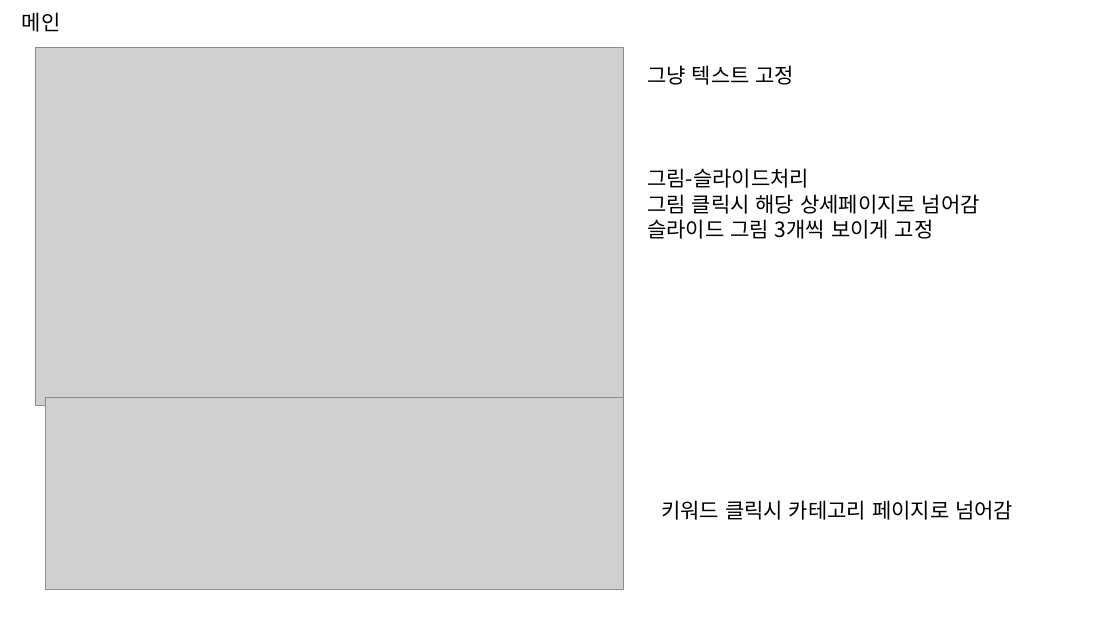
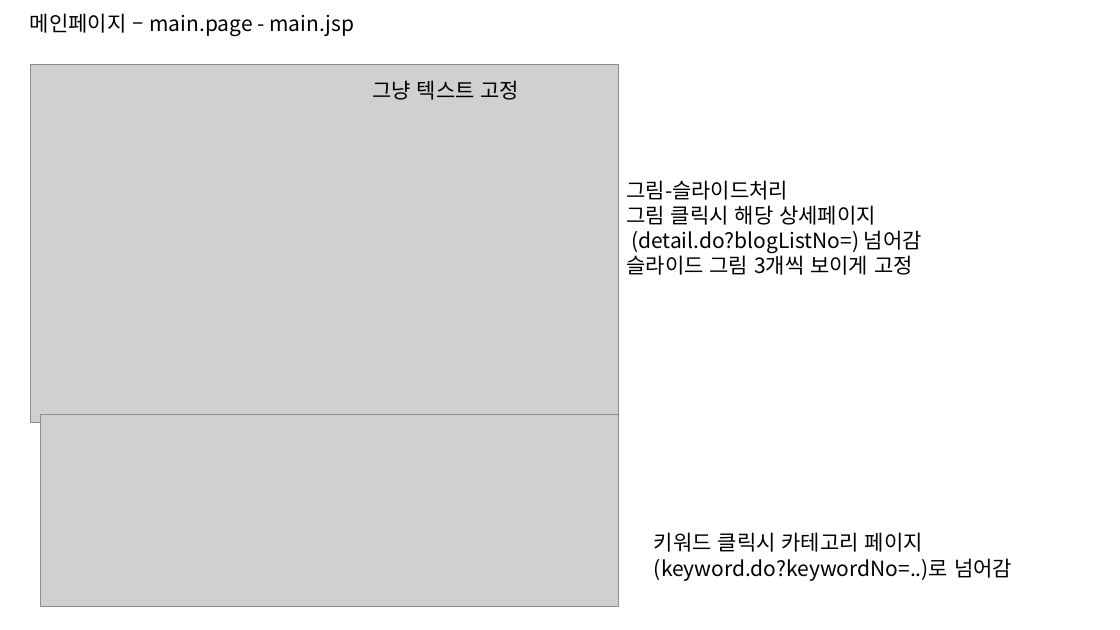
Before and after one commit to mobin1015/DOSIRAK, a slide deck: slide 2 of 브런치스토리_스토리보드.pptx. Drawn at 1120x630 pixels with LibreOffice and Linux fonts; fonts in the diff are those of the drawing; grey boxes stand for pictures. Boxes give left, top, right and bottom in pixels: in the first picture for what was removed or moved away, otherwise in the second. Text is boxed around its words. In the diff, an @@ line names an element or a change of style, - is before the commit and + after.

```diff
--- a/브런치스토리_스토리보드.pptx
+++ b/브런치스토리_스토리보드.pptx
@@ text at (30,13,354,36): text changed @@
-메인
+메인페이지 – main.page - main.jsp
@@ picture: place and size @@
-picture at (35,47,623,405)
+picture at (30,65,618,423)
@@ text "그냥 텍스트 고정": place and size @@
-text "그냥 텍스트 고정" at (647,65,795,85)
+text "그냥 텍스트 고정" at (372,80,520,100)
@@ text "그림-슬라이드처리": place and size @@
-text "그림-슬라이드처리" at (647,168,980,239)
+text "그림-슬라이드처리" at (626,180,922,275)
@@ text at (626,205,922,253): text changed @@
-그림 클릭시 해당 상세페이지로 넘어감
+그림 클릭시 해당 상세페이지
+(detail.do?blogListNo=) 넘어감
@@ picture: place and size @@
-picture at (46,397,624,589)
+picture at (40,414,618,606)
@@ text at (654,532,1012,581): text changed @@
-키워드 클릭시 카테고리 페이지로 넘어감
+키워드 클릭시 카테고리 페이지
+(keyword.do?keywordNo=..)로 넘어감
```
Also in this commit, not shown: 8 other slides changed.
